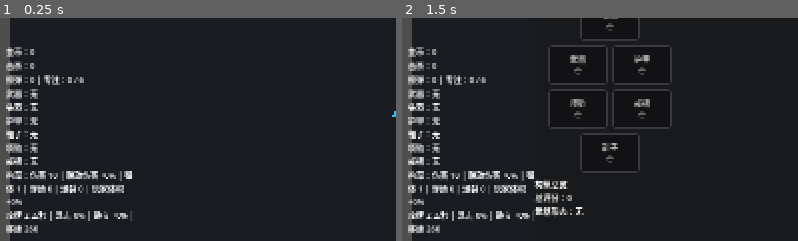
Above: before the commit, frames 1-2 (left to right).
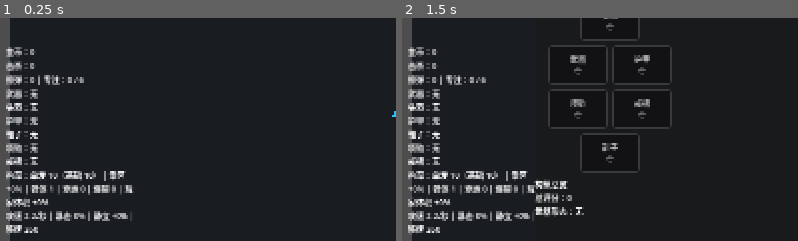
Above: after the commit, the same moments.

Repository: airisuzuki123/RogueLootPrototype
Game: Godot game, scene res://scenes/main.tscn
Two runs of this game, one before a commit and one after it. Both use one fixed random seed, a clock stepped at 60 frames per second and the inputs below.
Inputs (mouse positions are % of the whole screen's width and height, from its top left):
- Up to frame 1 (0.25 s): no input
- Up to frame 2 (1.5 s): tap Enter at 0.5, 0.6 s; move the mouse to (72, 45) at 0.52 s; hold D (move_right) 0.53-1.28 s; click (72, 45) at 0.67 s; move the mouse to (30, 55) at 1.27 s; hold S (move_down) from 1.28 s (still down); tap B at 1.35 s
The pictures show only the part of the screen within x 0-50%, y 28-78%; the shares and areas given below are measured in that part.

The runs differ from the first frame. In frame 1, 2.4% of the frame differs, in the area x 1-34%, y 68-97%; in frame 2, 2.4%.

Commit message:
修正技能伤害显示口径

Diff:
--- a/scripts/entities/player.gd
+++ b/scripts/entities/player.gd
@@ -328,19 +328,19 @@
 			chain_spark_stacks += 1
 			result["skill_text"] = "连锁弹 %d 枚/次攻击，单枚伤害 %d%%，投射物伤害 -12%%" % [
 				chain_spark_stacks,
-				int(round((_skill_float("chain_spark", "base_damage_multiplier", 1.15) + float(maxi(0, chain_spark_stacks - 1)) * _skill_float("chain_spark", "damage_per_extra_stack", 0.20)) * 100.0))
+				int(round(_skill_float("chain_spark", "base_damage_multiplier", 1.15) * _stacked_percent_multiplier(_skill_float("chain_spark", "damage_per_extra_stack", 0.20), maxi(0, chain_spark_stacks - 1)) * 100.0))
 			]
 		"orbit_blade":
 			orbit_blade_stacks += 1
 			result["skill_text"] = "两侧回旋弹各 %d 枚/次攻击，单枚伤害 %d%%" % [
 				orbit_blade_stacks,
-				int(round((_skill_float("orbit_blade", "base_damage_multiplier", 1.05) + float(maxi(0, orbit_blade_stacks - 1)) * _skill_float("orbit_blade", "damage_per_extra_stack", 0.18)) * 100.0))
+				int(round(_skill_float("orbit_blade", "base_damage_multiplier", 1.05) * _stacked_percent_multiplier(_skill_float("orbit_blade", "damage_per_extra_stack", 0.18), maxi(0, orbit_blade_stacks - 1)) * 100.0))
 			]
 		"overload_burst":
 			overload_burst_stacks += 1
 			result["skill_text"] = "每 4 次攻击释放 %d 枚爆裂弹，单枚伤害 %d%%" % [
 				_skill_int("overload_burst", "base_projectiles", 6) + overload_burst_stacks * _skill_int("overload_burst", "projectiles_per_stack", 2),
-				int(round((_skill_float("overload_burst", "base_damage_multiplier", 2.50) + float(overload_burst_stacks - 1) * _skill_float("overload_burst", "damage_per_extra_stack", 0.25)) * 100.0))
+				int(round(_skill_float("overload_burst", "base_damage_multiplier", 2.50) * _stacked_percent_multiplier(_skill_float("overload_burst", "damage_per_extra_stack", 0.25), maxi(0, overload_burst_stacks - 1)) * 100.0))
 			]
 		"homing_shards":
 			homing_shard_stacks += 1
@@ -351,7 +351,7 @@
 				homing_slow_percent = int(round((homing_old_move_speed - move_speed) / homing_old_move_speed * 100.0))
 			result["skill_text"] = "追踪碎片 %d 枚/次攻击，单枚伤害 %d%%，追踪强度 %.2f，当前移速 -%d%%（最低 80）" % [
 				homing_shard_stacks,
-				int(round((_skill_float("homing_shards", "base_damage_multiplier", 1.15) + float(maxi(0, homing_shard_stacks - 1)) * _skill_float("homing_shards", "damage_per_extra_stack", 0.20)) * 100.0)),
+				int(round(_skill_float("homing_shards", "base_damage_multiplier", 1.15) * _stacked_percent_multiplier(_skill_float("homing_shards", "damage_per_extra_stack", 0.20), maxi(0, homing_shard_stacks - 1)) * 100.0)),
 				_skill_float("homing_shards", "base_tracking", 4.8) + float(homing_shard_stacks) * _skill_float("homing_shards", "tracking_per_stack", 0.85),
 				homing_slow_percent
 			]
@@ -384,7 +384,7 @@
 			result["skill_text"] = "光束射程 %d，间隔 %.2f 秒，单跳伤害 %.1f%%，当前移速 -%d%%（最低 80）" % [
 				int(round(_skill_float("channel_beam", "base_range", 330.0) + float(channel_beam_stacks) * _skill_float("channel_beam", "range_per_stack", 28.0))),
 				_get_channel_beam_interval(),
-				(_skill_float("channel_beam", "base_damage_multiplier", 0.85) + float(channel_beam_stacks - 1) * _skill_float("channel_beam", "damage_per_extra_stack", 0.18)) * 100.0,
+				_skill_float("channel_beam", "base_damage_multiplier", 0.85) * _stacked_percent_multiplier(_skill_float("channel_beam", "damage_per_extra_stack", 0.18), maxi(0, channel_beam_stacks - 1)) * 100.0,
 				beam_slow_percent
 			]
 		"shatter_blast":
@@ -728,6 +728,9 @@
 		"is_critical": is_critical
 	}
 
+func _get_final_projectile_damage() -> int:
+	return maxi(1, int(round(float(_get_base_projectile_damage()) * _get_flow_damage_multiplier())))
+
 func _get_total_explosion_radius() -> float:
 	return equipment_explosion_radius + affix_explosion_radius_bonus + upgrade_explosion_radius_bonus
 
@@ -1016,6 +1019,7 @@
 func _emit_build_summary() -> void:
 	GameManager.update_player_build_summary({
 		"damage": _get_base_projectile_damage(),
+		"final_projectile_damage": _get_final_projectile_damage(),
 		"projectiles": _get_total_projectile_count(),
 		"pierce": _get_total_pierce(),
 		"explosion_radius": int(round(_get_total_explosion_radius())),
--- a/scripts/ui/hud.gd
+++ b/scripts/ui/hud.gd
@@ -469,13 +469,19 @@
 	var player_size_bonus := int(summary.get("player_size_bonus", 0))
 	var flow_damage_bonus := int(summary.get("flow_damage_bonus_percent", 0))
 	var stationary_critical_bonus := int(summary.get("stationary_critical_bonus", 0))
+	var base_damage := int(summary.get("damage", 0))
+	var final_damage := int(summary.get("final_projectile_damage", base_damage))
+	var flow_damage_text := "+%d%%" % flow_damage_bonus
+	if flow_damage_bonus < 0:
+		flow_damage_text = "%d%%" % flow_damage_bonus
 	var player_size_text := "玩家体积 +%d%%" % player_size_bonus
 	if player_size_bonus < 0:
 		player_size_text = "玩家体积 %d%%" % player_size_bonus
 	var lines: Array[String] = []
-	lines.append("构筑：伤害 %d | 联动伤害 +%d%% | 弹体 %d | 穿透 %d | 爆裂 %d | %s" % [
-		int(summary.get("damage", 0)),
-		flow_damage_bonus,
+	lines.append("构筑：单发 %d（基础 %d） | 乘区 %s | 弹体 %d | 穿透 %d | 爆裂 %d | %s" % [
+		final_damage,
+		base_damage,
+		flow_damage_text,
 		int(summary.get("projectiles", 0)),
 		int(summary.get("pierce", 0)),
 		int(summary.get("explosion_radius", 0)),
